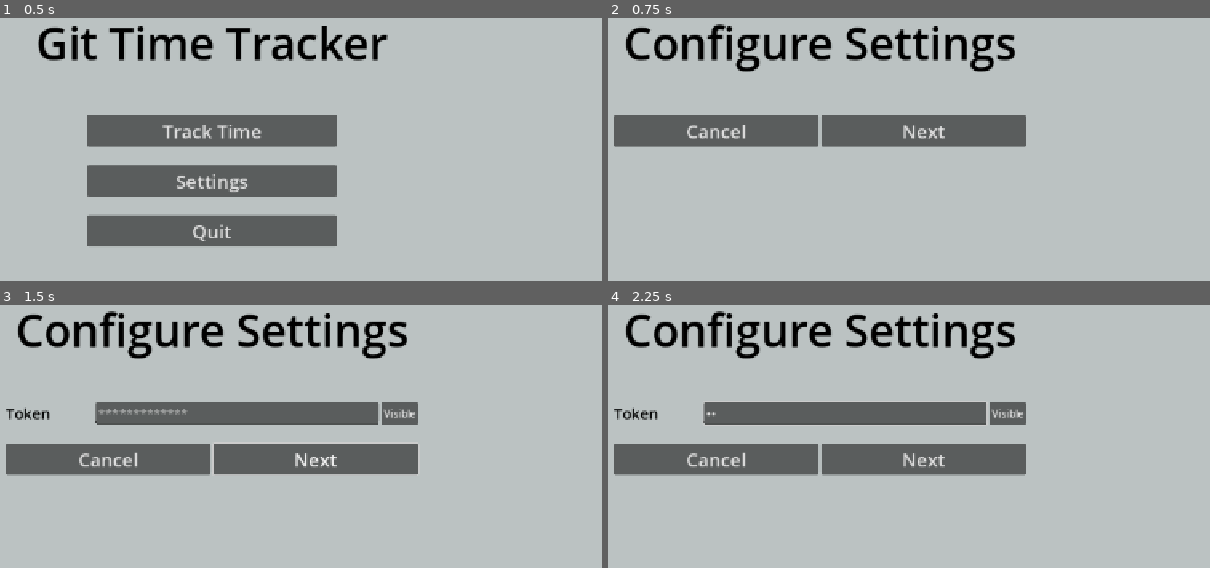
Above: before the commit, frames 1-4 (two rows, left to right).
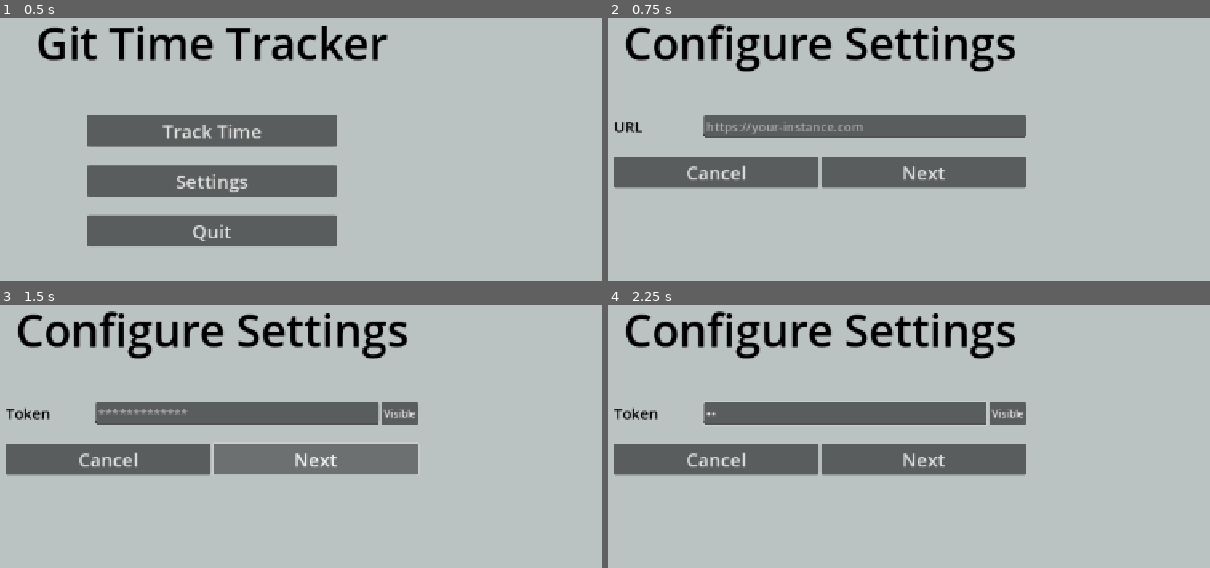
Above: after the commit, the same moments.

Repository: asiangoldfish/GTT-GUI
Game: Godot game, scene res://screens/main_menu.tscn
Two runs of this game, one before a commit and one after it. Both use one fixed random seed, a clock stepped at 60 frames per second and the inputs below.
Inputs (mouse positions are in pixels of both pictures, inside the frame that each line leads up to):
- Up to frame 1 (0.5 s): no input
- Up to frame 2 (0.75 s): click "Track Time" at 0.5 s
- Up to frame 3 (1.5 s): click "Next" at 1.25 s
- Up to frame 4 (2.25 s): click (842, 412) at 2.02 s; type "12" at 2.1 s

Frame 1 is identical in both runs. In frame 2, 12% of the frame differs, in the area x 0-70%, y 36-66%; in frame 3, less than 0.1%; in frame 4, nothing differs.

Commit message:
fix: url prompt does not show up
This happens if gtt.ini is not present.

Diff:
--- a/screens/configure_project.gd
+++ b/screens/configure_project.gd
@@ -51,6 +51,7 @@
 
     else:
         current_state = 0
+        url_prompt.show()
 
 
 # TODO before changing state, check that the input is valid by prompting the
